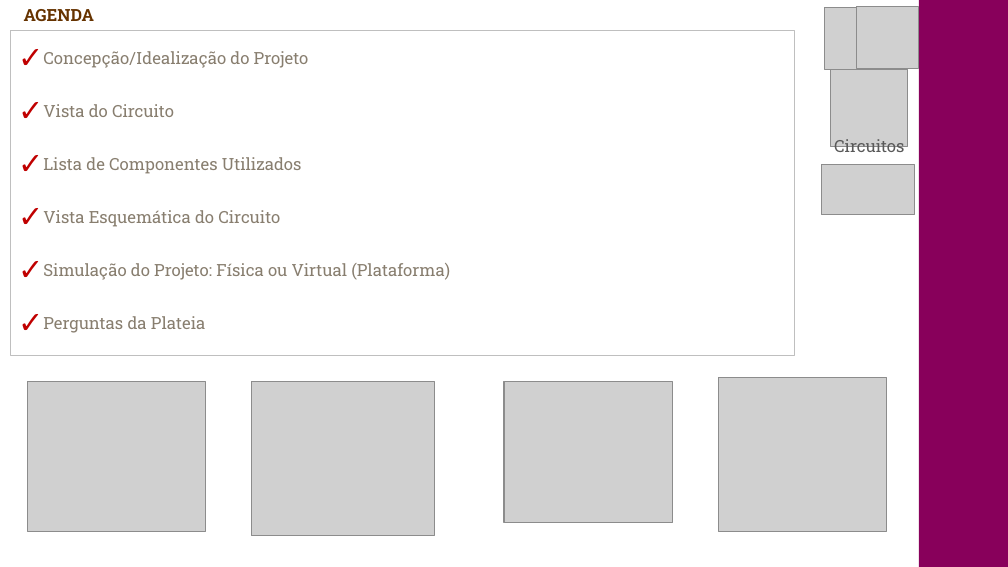
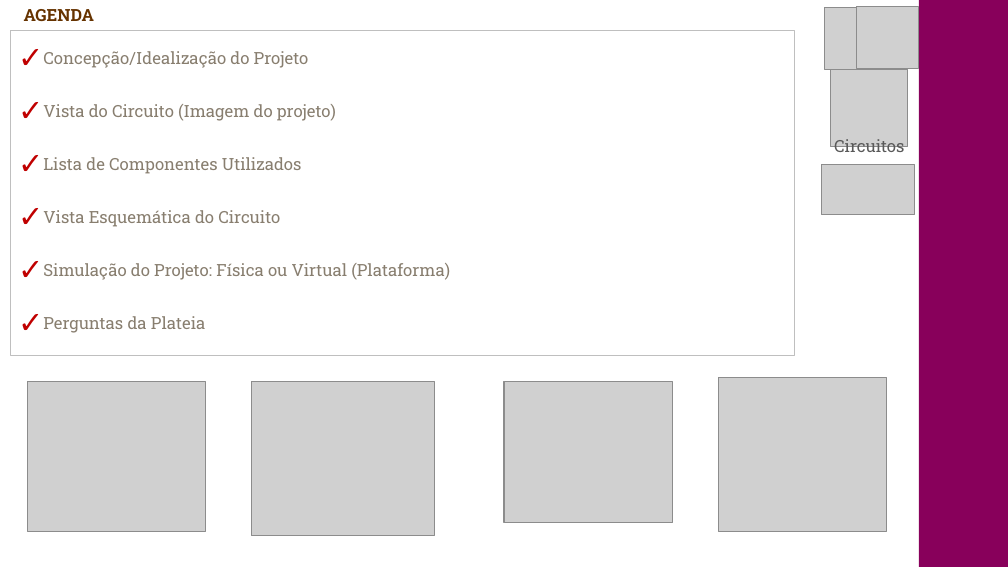
Before and after one commit to CloudEducationBrazil/WydenArea1ProgramacaoMicrocontroladores, a slide deck: slide 2 of PPT 1o Seminário Microcontroladores Wyden UniRuy & Área 1 - 2023.pptx. Drawn at 1008x567 pixels with LibreOffice and Linux fonts; fonts in the diff are those of the drawing; grey boxes stand for pictures; background and template pictures are left out. Boxes give left, top, right and bottom in pixels: in the first picture for what was removed or moved away, otherwise in the second. Text is boxed around its words. In the diff, an @@ line names an element or a change of style, - is before the commit and + after.

Commit message:
Template 1o Seminário Microcontroladores 30maio2023

```diff
--- a/PPT 1o Seminário Microcontroladores Wyden UniRuy & Área 1 - 2023.pptx
+++ b/PPT 1o Seminário Microcontroladores Wyden UniRuy & Área 1 - 2023.pptx
@@ text at (43, 104, 336, 121): text changed @@
-✓ Vista do Circuito
+✓ Vista do Circuito (Imagem do projeto)
```
